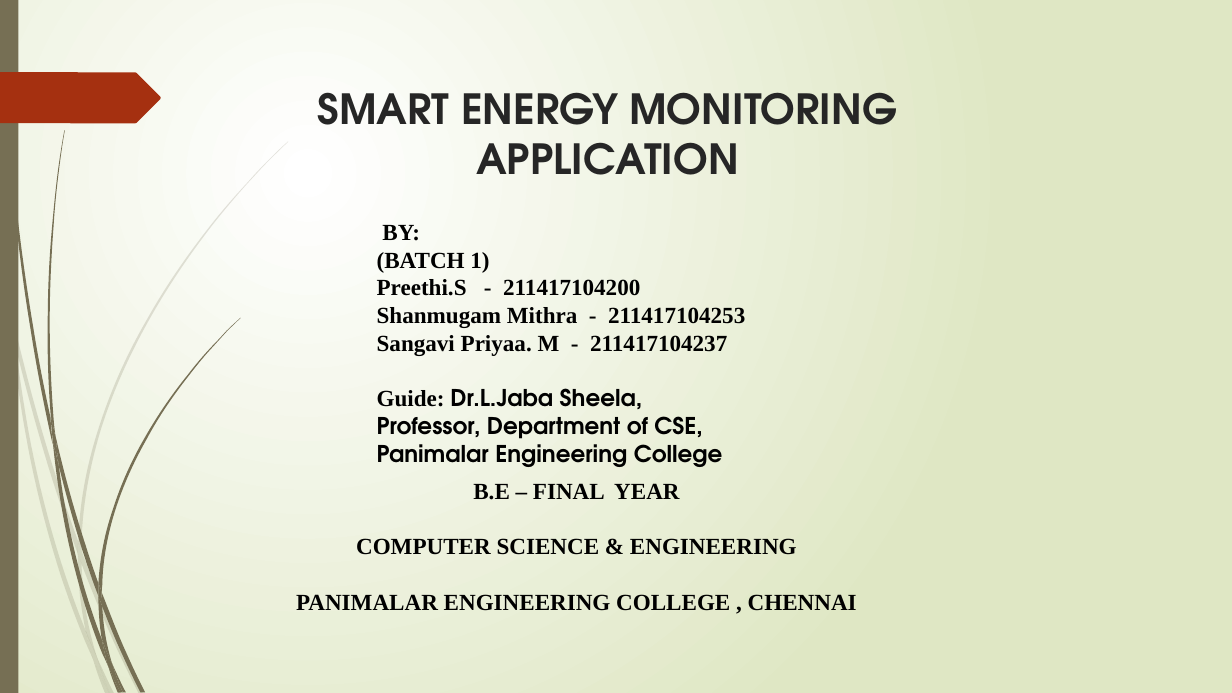
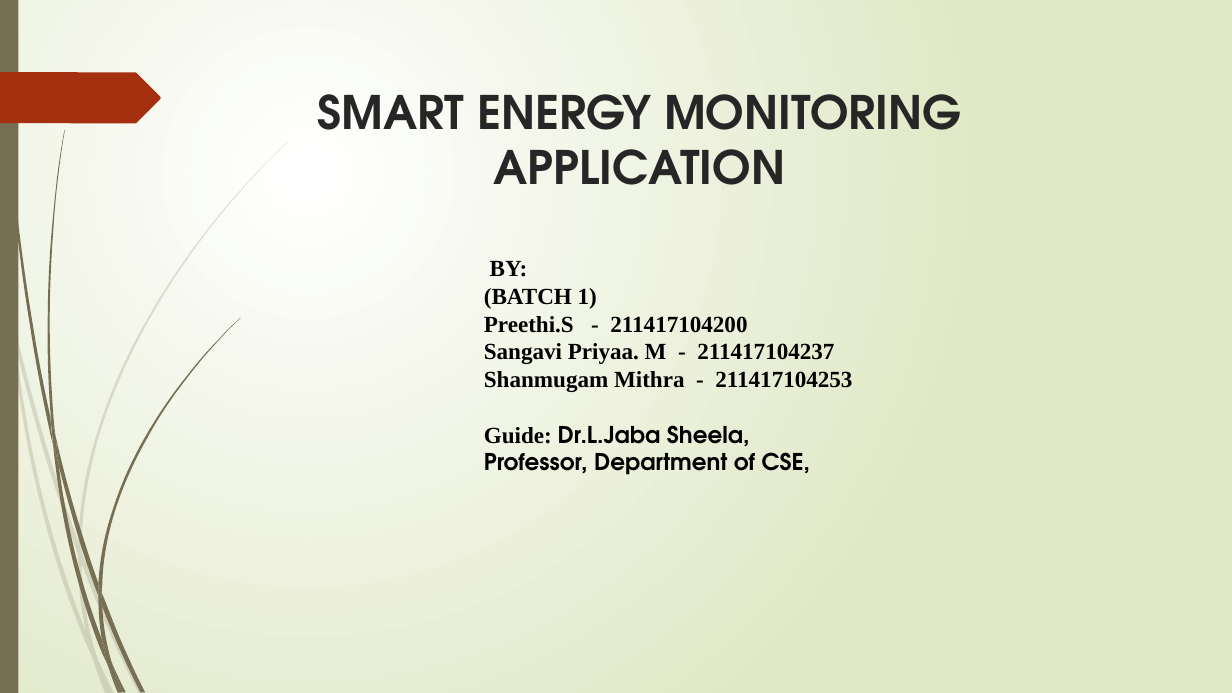
Before and after one commit to preethisheks4m/Batch-1-Smart-Energy-Monitor-App, a slide deck: slide 1 of Documents/B1 ppt.pptx. Drawn at 1232x693 pixels with LibreOffice and Linux fonts; fonts in the diff are those of the drawing. Boxes give left, top, right and bottom in pixels: in the first picture for what was removed or moved away, otherwise in the second. Text is boxed around its words. In the diff, an @@ line names an element or a change of style, - is before the commit and + after.

```diff
--- a/Documents/B1 ppt.pptx
+++ b/Documents/B1 ppt.pptx
@@ title "SMART ENERGY MONITORING APPLICATION" at [318, 94, 961, 185]: size 32.4 to 36 pt @@
@@ text "BY:": place and size @@
-text "BY:" at [377, 225, 745, 467]
+text "BY:" at [484, 261, 852, 475]
@@ text at [377, 335, 727, 356]: paragraph removed @@
-Sangavi Priyaa. M - 211417104237
@@ text at [484, 343, 834, 364]: paragraph added @@
+Sangavi Priyaa. M - 211417104237
@@ text at [377, 437, 723, 467]: paragraph removed @@
-Panimalar Engineering College
@@ text removed at [296, 483, 857, 611] @@
-B.E – FINAL YEAR
-COMPUTER SCIENCE & ENGINEERING
-PANIMALAR ENGINEERING COLLEGE , CHENNAI
```
Also in this commit, not shown: 12 other slides changed, 2 slides added.
